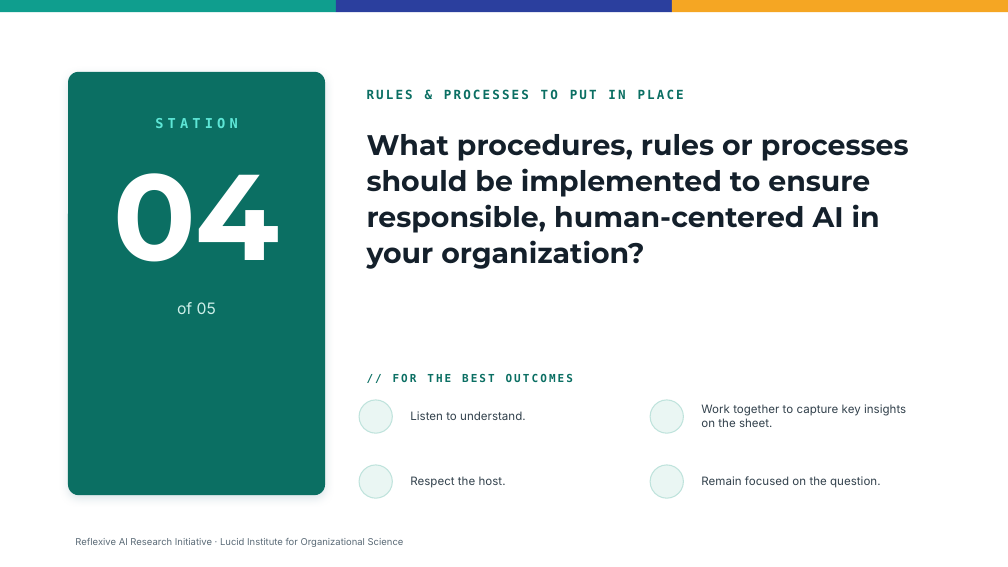
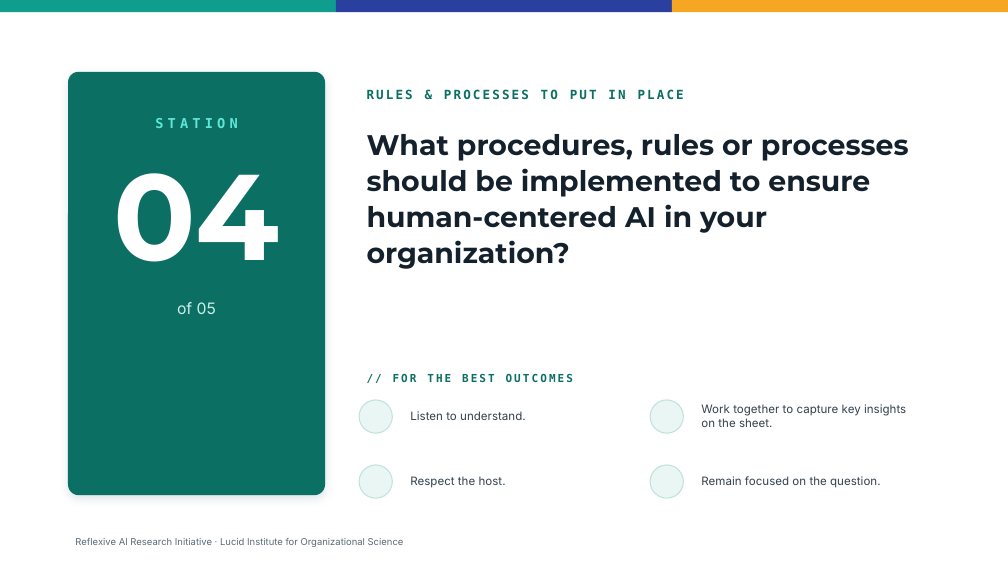
Before and after one commit to LucidInstitute/Reflexive-AI-Initiative, a slide deck: slide 5 of World Cafe Facilitation Guide/Station Topics.pptx. Drawn at 1008x567 pixels with LibreOffice and Linux fonts; fonts in the diff are those of the drawing; background and template pictures are left out. Boxes give left, top, right and bottom in pixels: in the first picture for what was removed or moved away, otherwise in the second. Text is boxed around its words. In the diff, an @@ line names an element or a change of style, - is before the commit and + after.

Commit message:
Removed "responsibly", focused on "human-centered". Improved prompt 2 (was a bit hard to understand)

```diff
--- a/World Cafe Facilitation Guide/Station Topics.pptx
+++ b/World Cafe Facilitation Guide/Station Topics.pptx
@@ text at (x1=367, y1=134, x2=909, y2=269): text changed @@
-What procedures, rules or processes should be implemented to ensure responsible, human-centered AI in your organization?
+What procedures, rules or processes should be implemented to ensure human-centered AI in your organization?
```
Also in this commit, not shown: 4 other slides changed, 1 other file.
